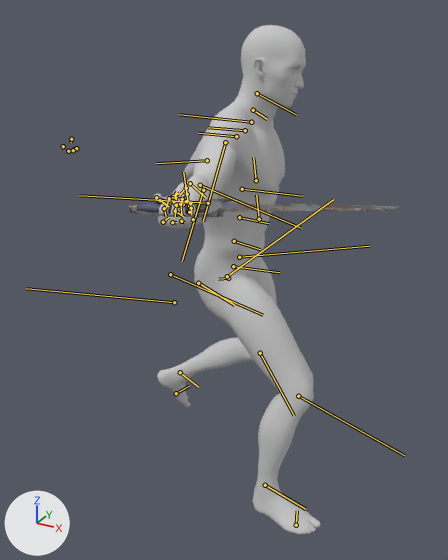
Renders of the FBX model Character/Animation/ZWM/Attack/Weapon_4/Weapon_4_Attack_3/RootAnim_Weapon_4_Attack_3_SG.FBX from each side of a commit.
Camera for both pictures: a 50 mm lens placed at (2.544, -2.099, 1.707), pointed at (1.537, -0.268, 0.791). The lights are fixed; the arrows at lower left show +X, +Y and +Z. Both versions are drawn at frame 1 of the action 'Take 001'; the numbers are the values there. The bones that bend it are drawn over the model as lines.

The first picture shows 'Male_Body', 'Male_Foot', 'Male_Hand', 'Male_Head', 'Male_Leg', 'Mesh_Wepaon_4_0_L'.
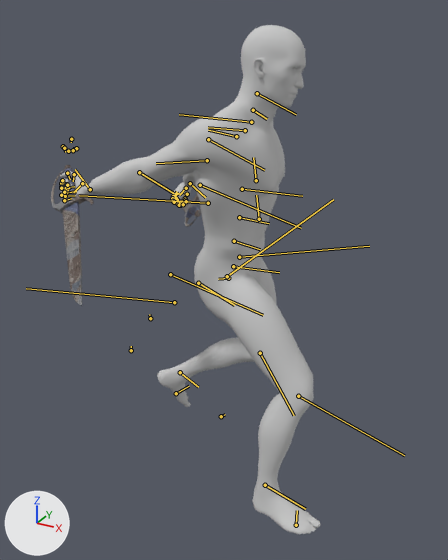
ob_point_take_r is not drawn itself; it is the parent of ob_mesh_wepaon_4_0_l.

What differs and where, as boxes (x1, y1, x2, y2) in the pictures (448 x 560 px):
'Male_Body', posed (79% wider): before (179, 106, 285, 261); after (94, 106, 285, 261)
'Mesh_Wepaon_4_0_L', posed (84% narrower, 647% taller): before (129, 199, 398, 217); after (51, 165, 94, 306)
'Male_Hand', posed: before (153, 182, 201, 229); after (60, 171, 195, 207)
bone 'Bip001 R Clavicle', root to tip: before (236, 136) to (198, 133); after (236, 136) to (208, 130)
bone 'Bip001 R UpperArm', root to tip: before (225, 142) to (203, 221); after (208, 139) to (264, 170)

The change in detail:
Bone 'Bip001 R Clavicle' (bone_bip001_r_clavicle) turns from (-2, 11, -13) to (2, 11, 16) degrees about its own x, y and z.
Bone 'Bip001 R UpperArm' (bone_bip001_r_upperarm) turns from (61, 18, -5) to (59, -8, 66) degrees about its own x, y and z.
